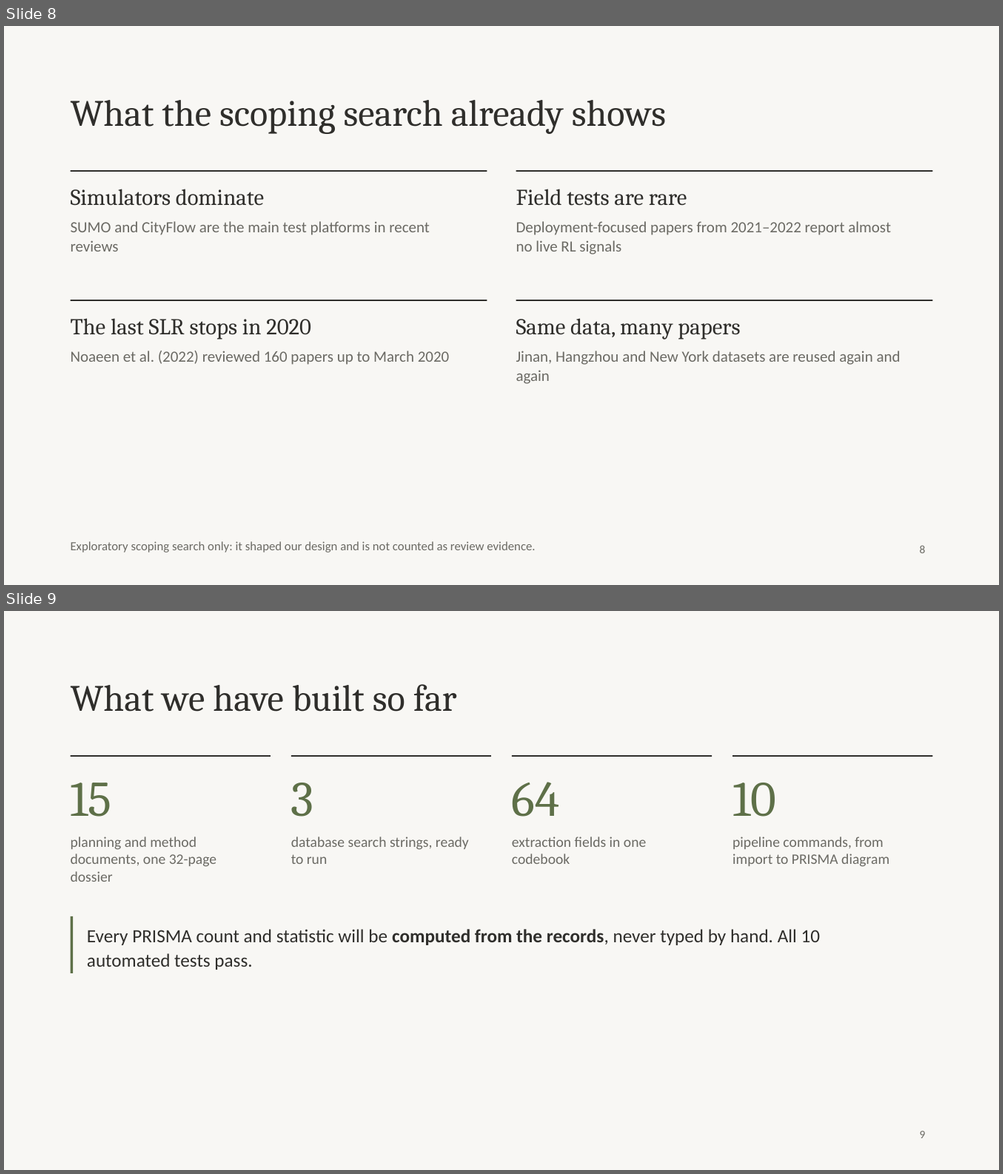
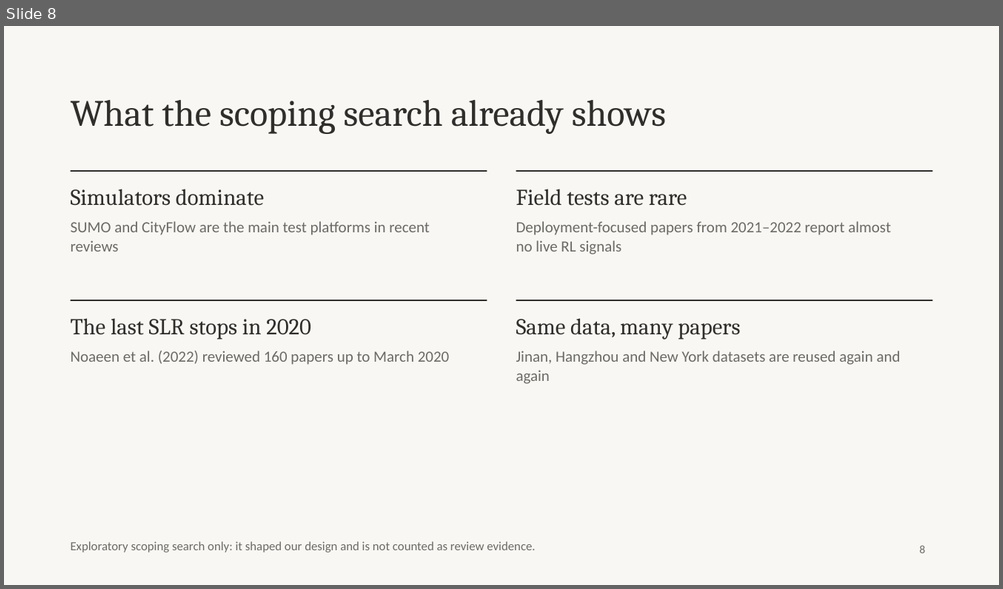
Before and after one commit to ochinchind/smart-systems-project, a slide deck: outputs/Smart_Traffic_Lights_Midterm.pptx. Shown one above the other, each under a label of ours: slides 8 and 9 before the commit, slide 8 after it. The pictures are 1003x1174 and 1003x589 pixels, drawn with LibreOffice and Linux fonts; fonts in the diff are those of the drawing. Boxes give left, top, right and bottom in pixels: in the first picture for what was removed or moved away, otherwise in the second. Text is boxed around its words. In the diff, an @@ line names an element or a change of style, - is before the commit and + after.

```diff
--- a/outputs/Smart_Traffic_Lights_Midterm.pptx
+++ b/outputs/Smart_Traffic_Lights_Midterm.pptx
@@ slide 9 removed at box(4, 611, 999, 1170), background #F8F7F4 @@
@@ title removed at box(71, 684, 457, 712) @@
-What we have built so far
@@ line removed from (71, 756) to (270, 756) @@
@@ line removed from (291, 756) to (491, 756) @@
@@ line removed from (512, 756) to (712, 756) @@
@@ line removed from (732, 756) to (932, 756) @@
@@ text removed at box(71, 783, 112, 817) @@
-15
@@ text removed at box(291, 783, 314, 817) @@
-3
@@ text removed at box(512, 782, 560, 817) @@
-64
@@ text removed at box(732, 783, 776, 817) @@
-10
@@ text removed at box(71, 837, 216, 882) @@
-planning and method documents, one 32-page dossier
@@ text removed at box(291, 837, 469, 864) @@
-database search strings, ready to run
@@ text removed at box(512, 837, 646, 864) @@
-extraction fields in one codebook
@@ text removed at box(732, 837, 889, 867) @@
-pipeline commands, from import to PRISMA diagram
@@ rectangle removed at box(71, 917, 73, 974) @@
@@ text removed at box(87, 929, 820, 970) @@
-Every PRISMA count and statistic will be computed from the records, never typed by hand. All 10 automated tests pass.
@@ page number removed at box(919, 1131, 925, 1139) @@
-9
```
Also in this commit, not shown: 1 slide changed, 1 slide added, 3 other files.
